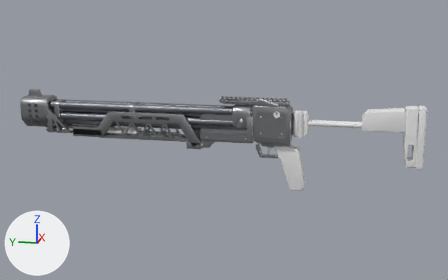
The Blender file models/tempest/tempest.blend, before and after one commit.
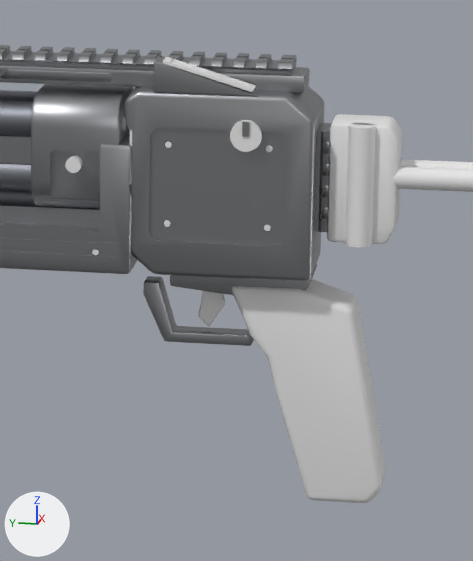
The first picture shows the older version from a 50 mm lens placed at (-1.331, -0.116, 0.277), pointed at (0.005, 0.152, -0.057). The close-ups show the older and then the newer version on the part from 50% to 72% of the width and 31% to 72% of the height of that picture. Only the edits that show in the close-ups are written down. Lighting does not change. The marker at lower left points along +X, +Y and +Z.

Names of what the first close-up shows: 'base_1', 'base_20', 'base_22', 'base_27', 'base_29', 'base_30', 'base_31', 'grip_41', 'mag_70', 'stock_32', 'stock_33', 'stock_35' and 15 more.
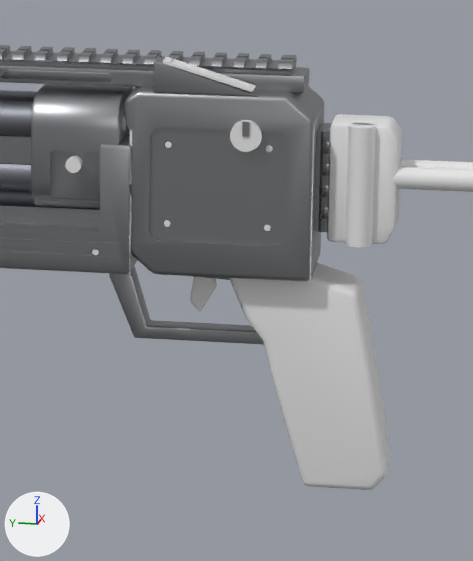
Changed parts and their boxes (x1, y1, x2, y2) in the close-ups (473 x 561 px):
'grip_41', reshaped: before (232, 279, 385, 503); after (229, 263, 390, 490)
'base_29', reshaped: before (143, 276, 254, 346); after (109, 266, 264, 345)
'base_27', reshaped (mostly hidden afterwards): before (170, 264, 317, 295); after (193, 263, 317, 280)
'mag_70', unchanged, covered by the edit: before (31, 84, 134, 210); after (0, 163, 32, 193)
'mag_73', unchanged, uncovered by the edit: after (31, 84, 134, 210)
'mag_64', unchanged, covered by the edit: before (0, 101, 33, 137)

Diff of the bpy script that builds the scene:
```diff
--- a/models/tempest/tempest.blend.py
+++ b/models/tempest/tempest.blend.py
@@ me_tmp_027 @@
 # used by ob_base_27; parent = ob_tempest; location = (0.0, 0.0, 0.0)
-me_tmp_027.from_pydata(...)  # 56 vertices, 54 faces; spans x -0.012..0.012, y 0.0004..0.065, z -0.0679..-0.054
+me_tmp_027.from_pydata(...)  # 56 vertices, 54 faces; spans x -0.012..0.012, y 0.0003..0.066, z -0.0595..-0.0535
+# me_tmp_027 part 1: 56 of 56 vertices moved; they spanned x -0.012..0.012, y 0.0004..0.065, z -0.0679..-0.054 and now span x -0.012..0.012, y 0.0003..0.066, z -0.0595..-0.0535; mean shift (0.0, 0.0, 0.0038)
 me_tmp_027.materials.append(mat_m_9c9ea1)
@@ me_tmp_026 @@
 # used by ob_base_29; parent = ob_tempest; location = (0.0, 0.0, 0.0)
-me_tmp_026.from_pydata(...)  # 118 vertices, 111 faces; spans x -0.006..0.006, y 0.0203..0.078, z -0.09..-0.062
+me_tmp_026.from_pydata(...)  # 118 vertices, 111 faces; spans x -0.006..0.006, y 0.0122..0.094, z -0.089..-0.054
+# me_tmp_026 part 2: 118 of 118 vertices moved; they spanned x -0.006..0.006, y 0.0203..0.078, z -0.09..-0.062 and now span x -0.006..0.006, y 0.0122..0.094, z -0.089..-0.054; mean shift (0.0, 0.0039, 0.0049)
 me_tmp_026.materials.append(mat_m_9c9ea1)
@@ me_tmp_040 @@
 # used by ob_grip_41; parent = ob_tempest; location = (0.0, 0.0, 0.0)
-me_tmp_040.from_pydata(...)  # 160 vertices, 157 faces; spans x -0.014..0.014, y -0.0336..0.0371, z -0.16..-0.06
+me_tmp_040.from_pydata(...)  # 160 vertices, 157 faces; spans x -0.0155..0.0155, y -0.0357..0.0391, z -0.153..-0.052
+# me_tmp_040 part 3: 160 of 160 vertices moved; they spanned x -0.014..0.014, y -0.0336..0.0371, z -0.16..-0.06 and now span x -0.0155..0.0155, y -0.0357..0.0391, z -0.153..-0.052; mean shift (0.0, -0.0001, 0.0075)
 me_tmp_040.materials.append(mat_stipple)
```
